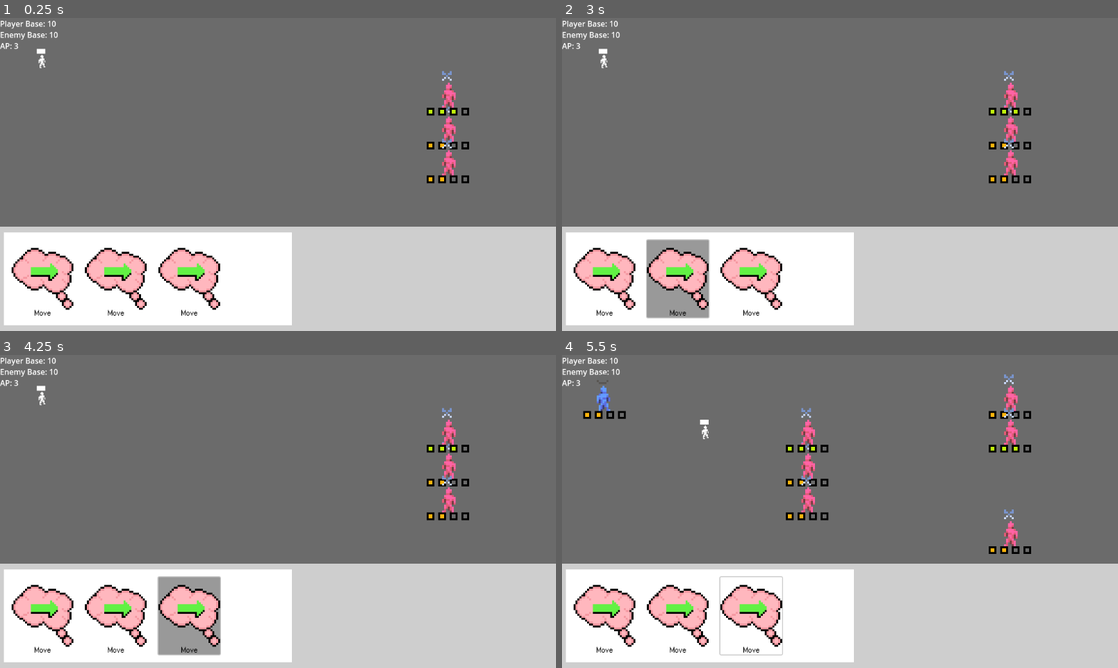
Above: before the commit, frames 1-4 (two rows, left to right).
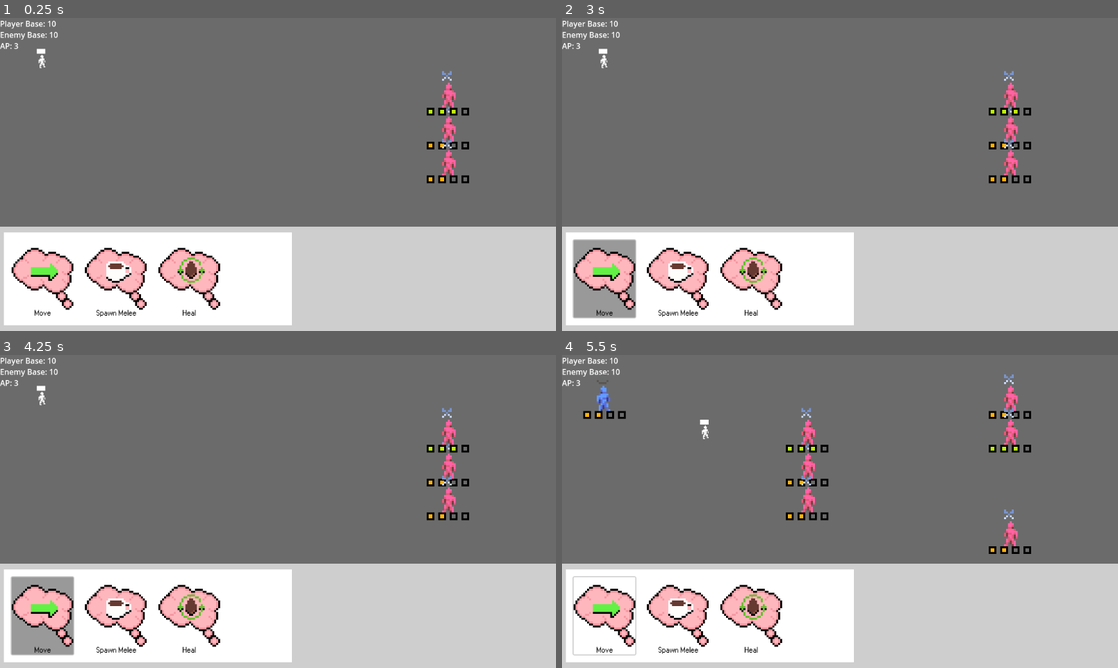
Above: after the commit, the same moments.

Repository: Jusbusy/game-off-2025
Game: Godot game, scene res://Scenes/game.tscn
The game is run twice, just before and just after one commit, with the same random seed, the same clock (stepped at 60 frames per second) and the same inputs.
Inputs (mouse positions are in pixels of both pictures, inside the frame that each line leads up to):
- Up to frame 1 (0.25 s): no input
- Up to frame 2 (3 s): click (678, 277) at 0.5 s, where only the run after the commit has a clickable "Spawn Melee"; click (751, 277) at 1.25 s, where only the run after the commit has a clickable "Heal"; click "Move" at 2 s; click "Move" at 2.75 s
- Up to frame 3 (4.25 s): click "Move" at 3.5 s
- Up to frame 4 (5.5 s): tap Enter (end_turn) at 4.25, 5.1 s; move the mouse to (962, 495) at 4.27 s; hold D (move_right) 4.28-5.03 s; click (962, 495) at 4.35 s; tap Space (order_summon) at 5 s; move the mouse to (728, 527) at 5.02 s; hold S (move_down) from 5.03 s (still down); click (728, 527) at 5.3 s

The runs differ from the first frame. In frame 1, 0.6% of the frame differs, in the area x 17-37%, y 76-96%; in frame 2, 3.9%; in frame 3, 3.9%, in the area x 1-40%, y 70-96%; in frame 4, 0.9%.

Commit message:
Added cards: "Spawn Melee", "Heal", and "Divide"
Added new card scripts for "Spawn Melee", "Heal", and "Divide". Also added them to the default deck for testing.

Diff:
--- /dev/null
+++ b/Card Scripts/card_divide.gd
@@ -0,0 +1,26 @@
+class_name CardDivide extends Card
+
+func get_icon():
+	return load("res://UI/Icons/Card_Divide.png")
+func get_name():
+	return "Divide"
+
+func get_cost():
+	return 1
+func get_selection_rules():
+	return [
+		{"flags" : [SLCT_FRIEND]},
+		{"adjacents" : [Vector2i(-1, 0), Vector2i(1, 0), Vector2i(0, -1), Vector2i(0, 1)], "flags" : [SLCT_EMPTY]}
+	]
+
+func do_effect():
+	var unit_pos = _curr_selections[0]
+	var div_pos = _curr_selections[1]
+
+	var unit = Global.grid[unit_pos.x][unit_pos.y]
+	var new_unit_instance = unit.duplicate()
+	Global.get_tree().root.add_child(new_unit_instance)
+	new_unit_instance.init(div_pos)
+
+	unit.health = unit.health / 2 + unit.health % 2
+	new_unit_instance.health /= 2
--- /dev/null
+++ b/Card Scripts/card_heal.gd
@@ -0,0 +1,19 @@
+class_name CardHeal extends Card
+
+func get_icon():
+	return load("res://UI/Icons/Card_Heal.png")
+func get_name():
+	return "Heal"
+
+func get_cost():
+	return 1
+func get_selection_rules():
+	return [
+		{"flags" : [SLCT_FRIEND]},
+	]
+
+func do_effect():
+	var unit_pos = _curr_selections[0]
+
+	var unit = Global.grid[unit_pos.x][unit_pos.y]
+	unit.health += 1
--- /dev/null
+++ b/Card Scripts/card_unit_melee.gd
@@ -0,0 +1,20 @@
+class_name CardUnitMelee extends Card
+
+func get_icon():
+	return load("res://UI/Icons/Card_Melee.png")
+func get_name():
+	return "Spawn Melee"
+
+func get_cost():
+	return 1
+func get_selection_rules():
+	return [
+		{"flags" : [SLCT_FRIEND_SPAWN, SLCT_EMPTY]}
+	]
+
+func do_effect():
+	var spawn_pos = _curr_selections[0]
+
+	var unit_instance = load("res://Scenes/Friendlies/f_melee.tscn").instantiate()
+	Global.get_tree().root.add_child(unit_instance)
+	unit_instance.init(spawn_pos)
--- a/globals.gd
+++ b/globals.gd
@@ -71,7 +71,7 @@
 
 const hand_size = 3
 
-var deck = [CardMove.new(), CardMove.new(), CardMove.new()]
+var deck = [CardUnitMelee.new(), CardHeal.new(), CardMove.new(), CardDivide.new()]
 var draw = []
 var hand = []
 var selected_card = -1
Not shown, added: Card Scripts/card_divide.gd.uid
Not shown, added: Card Scripts/card_heal.gd.uid
Not shown, added: Card Scripts/card_unit_melee.gd.uid
